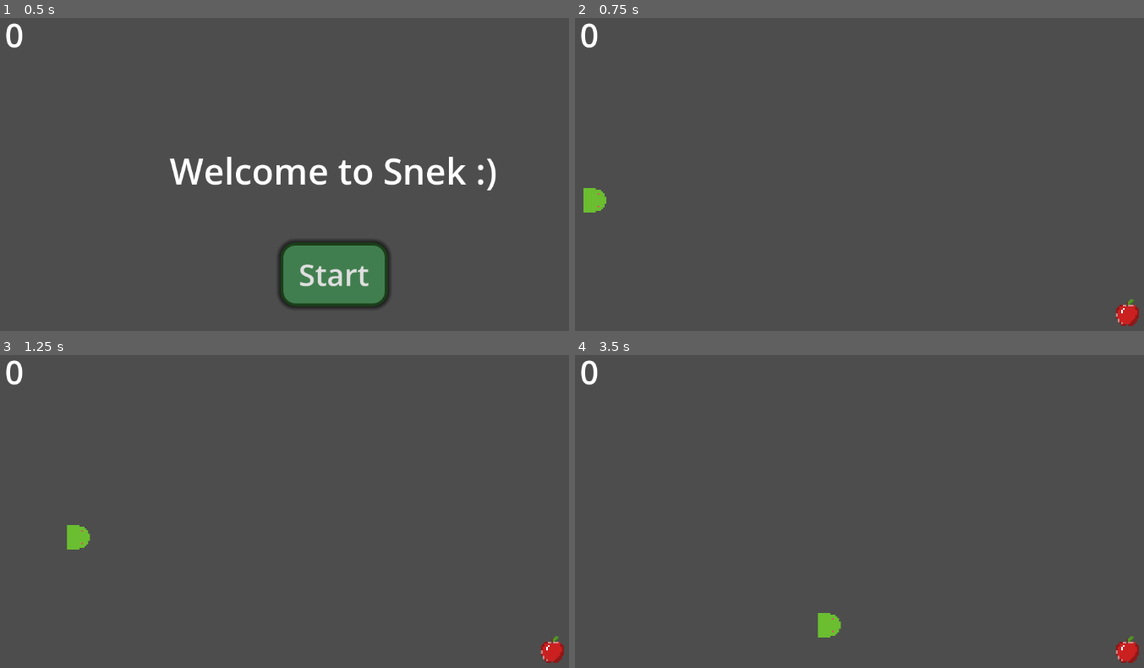
Above: before the commit, frames 1-4 (two rows, left to right).
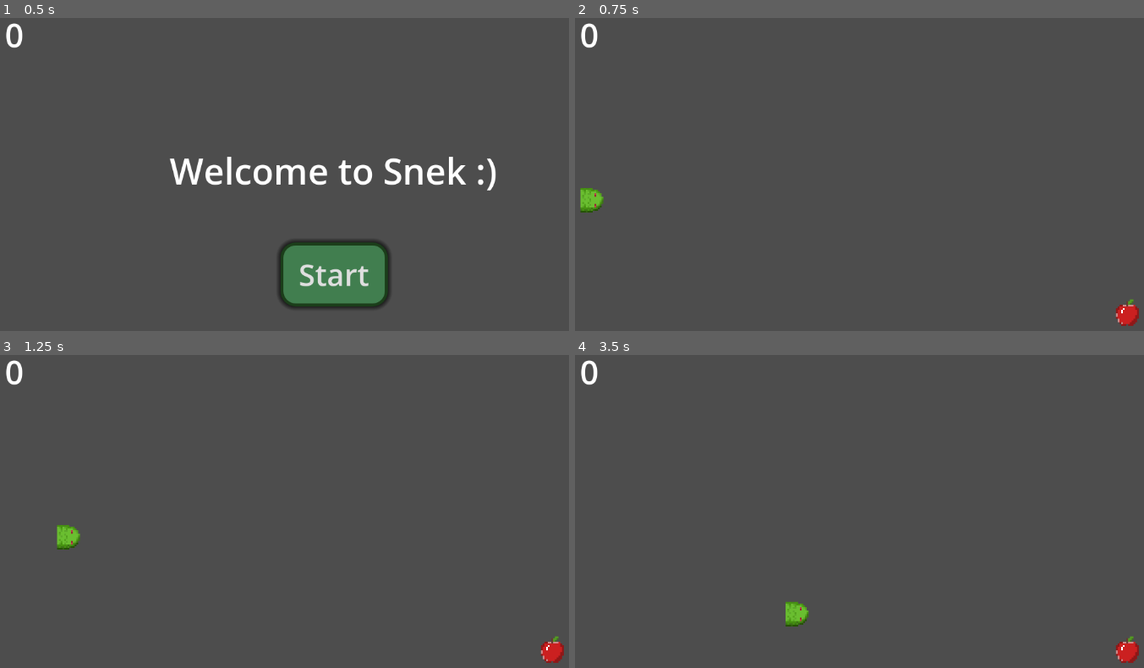
Above: after the commit, the same moments.

Repository: hollisma/snek-godot
Game: Godot game, scene res://scenes/main.tscn
Same seed, same stepped clock (60 frames per second), same inputs: the game is played once before the commit and once after it.
Inputs:
- Up to frame 1 (0.5 s): no input
- Up to frame 2 (0.75 s): click "Start" at 0.5 s
- Up to frame 3 (1.25 s): no input
- Up to frame 4 (3.5 s): hold D (move_right) 1.28-2.03 s; hold S (move_down) 2.03-2.78 s; hold D (move_right) from 2.78 s (still down)

Frame 1 is identical in both runs. In frame 2, 0.2% of the frame differs, in the area x 0-6%, y 54-63%; in frame 3, 0.3%; in frame 4, 0.6%, in the area x 36-47%, y 78-91%.

Commit message:
added shaded snek art, shaded + default speed up art, and slow down functionality (temp art)

Diff:
--- a/scenes/body.tscn
+++ b/scenes/body.tscn
@@ -1,6 +1,6 @@
 [gd_scene load_steps=3 format=3 uid="uid://bnlomjarsiqbf"]
 
-[ext_resource type="Texture2D" uid="uid://b01gybal2dsb8" path="res://art/snek body.png" id="1_jmcoc"]
+[ext_resource type="Texture2D" uid="uid://b7r4tk0qqeuk2" path="res://art/snek body - shaded.png" id="1_jmcoc"]
 
 [sub_resource type="RectangleShape2D" id="RectangleShape2D_f5bqu"]
 size = Vector2(16, 14)
--- a/scenes/head.tscn
+++ b/scenes/head.tscn
@@ -1,6 +1,6 @@
 [gd_scene load_steps=3 format=3 uid="uid://cob3ywp3v3m6u"]
 
-[ext_resource type="Texture2D" uid="uid://wpplswavsuqm" path="res://art/snek head.png" id="1_nsfte"]
+[ext_resource type="Texture2D" uid="uid://38oct50bkvml" path="res://art/snek head - shaded.png" id="1_nsfte"]
 
 [sub_resource type="RectangleShape2D" id="RectangleShape2D_d75dd"]
 size = Vector2(10, 14.0833)
--- a/scenes/main.tscn
+++ b/scenes/main.tscn
@@ -6,6 +6,7 @@
 [ext_resource type="Script" uid="uid://gxagw548l4ud" path="res://scripts/food_manager.gd" id="4_jyhfs"]
 [ext_resource type="Script" uid="uid://brxig4gnqxov1" path="res://scripts/powerup_manager.gd" id="5_tbgi4"]
 [ext_resource type="PackedScene" uid="uid://fbvdjq64klcd" path="res://scenes/speed_up_power.tscn" id="6_tefeu"]
+[ext_resource type="PackedScene" uid="uid://c7gesy6mgxwbv" path="res://scenes/slow_down_power.tscn" id="7_o6xl0"]
 
 [node name="Main" type="Node"]
 script = ExtResource("1_0wfyh")
@@ -20,7 +21,7 @@
 
 [node name="PowerupManager" type="Node2D" parent="."]
 script = ExtResource("5_tbgi4")
-powerup_scenes = Array[PackedScene]([ExtResource("6_tefeu")])
+powerup_scenes = Array[PackedScene]([ExtResource("6_tefeu"), ExtResource("7_o6xl0")])
 
 [connection signal="appl_eaten" from="snek" to="." method="_on_appl_eaten"]
 [connection signal="snek_death" from="snek" to="." method="_on_snek_death"]
--- a/scenes/powerup.tscn
+++ b/scenes/powerup.tscn
@@ -5,14 +5,14 @@
 [sub_resource type="RectangleShape2D" id="RectangleShape2D_mqdrm"]
 size = Vector2(16, 15.3333)
 
-[node name="Powerup" type="Area2D"]
+[node name="Powerup" type="Area2D" groups=["powerups"]]
 script = ExtResource("1_8vsy1")
+
+[node name="Sprite2D" type="Sprite2D" parent="."]
+scale = Vector2(3, 3)
 
 [node name="CollisionShape2D" type="CollisionShape2D" parent="."]
 scale = Vector2(3, 3)
 shape = SubResource("RectangleShape2D_mqdrm")
 
-[node name="Sprite2D" type="Sprite2D" parent="."]
-scale = Vector2(3, 3)
-
 [connection signal="area_entered" from="." to="." method="_on_area_entered"]
--- /dev/null
+++ b/scenes/slow_down_power.tscn
@@ -0,0 +1,12 @@
+[gd_scene load_steps=4 format=3 uid="uid://c7gesy6mgxwbv"]
+
+[ext_resource type="PackedScene" uid="uid://b85t84uvic217" path="res://scenes/powerup.tscn" id="1_djsvb"]
+[ext_resource type="Script" uid="uid://dtwkbgicshiq6" path="res://scripts/slow_down_power.gd" id="2_08vru"]
+[ext_resource type="Texture2D" uid="uid://ckuno1s1ejc7j" path="res://art/snek tail.png" id="2_icobe"]
+
+[node name="SlowDownPower" instance=ExtResource("1_djsvb")]
+script = ExtResource("2_08vru")
+speed_decrease = -30.0
+
+[node name="Sprite2D" parent="." index="0"]
+texture = ExtResource("2_icobe")
--- a/scenes/speed_up_power.tscn
+++ b/scenes/speed_up_power.tscn
@@ -2,14 +2,14 @@
 
 [ext_resource type="PackedScene" uid="uid://b85t84uvic217" path="res://scenes/powerup.tscn" id="1_48ob4"]
 [ext_resource type="Script" uid="uid://cnbvl5qdmy4j1" path="res://scripts/speed_up_power.gd" id="2_c3pg4"]
-[ext_resource type="Texture2D" uid="uid://ckuno1s1ejc7j" path="res://art/snek tail.png" id="3_c3pg4"]
+[ext_resource type="Texture2D" uid="uid://45my3m33jq01" path="res://art/speed up power - shaded.png" id="3_c3pg4"]
 
 [node name="SpeedUpPower" instance=ExtResource("1_48ob4")]
 script = ExtResource("2_c3pg4")
-speed_increase = 50.0
+speed_increase = 30.0
 
-[node name="CollisionShape2D" parent="." index="0"]
+[node name="Sprite2D" parent="." index="0"]
+texture = ExtResource("3_c3pg4")
+
+[node name="CollisionShape2D" parent="." index="1"]
 position = Vector2(0, 7.15256e-07)
-
-[node name="Sprite2D" parent="." index="1"]
-texture = ExtResource("3_c3pg4")
--- a/scripts/main.gd
+++ b/scripts/main.gd
@@ -16,6 +16,7 @@
 	score = 0
 	$HUD.update_score(score)
 	get_tree().call_group("appls", "queue_free")
+	get_tree().call_group("powerups", "queue_free")
 	$snek.reset()
 	$snek.start()
 	food_manager.spawn_appl(snek, snek_head)
--- /dev/null
+++ b/scripts/slow_down_power.gd
@@ -0,0 +1,6 @@
+extends Powerup
+
+@export var speed_decrease: float = -30.0
+
+func apply_effect(player):
+	player.change_speed(speed_decrease)
--- a/scripts/snek.gd
+++ b/scripts/snek.gd
@@ -3,9 +3,13 @@
 signal appl_eaten
 signal snek_death
 
-@export var speed: float = 200.0 # 150.0
+@export var default_speed: float = 175.0
+@export var min_speed: float = 50.0
 @export var collision_distance = 25.0
-var segment_distance = 2500.0 / speed
+@export var segment_distance_constant = 2400.0
+
+var speed = default_speed
+var segment_distance = segment_distance_constant / speed
 var moving = false
 
 var path_points: Array[Vector2] = []
@@ -39,6 +43,7 @@
 		appl_eaten.emit()
 
 func start():
+	speed = default_speed
 	moving = true
 	show()
 
@@ -104,5 +109,5 @@
 	moving = false
 
 func change_speed(speed_change):
-	speed += speed_change
-	segment_distance = 2500.0 / speed
+	speed = max(speed + speed_change, min_speed)
+	segment_distance = segment_distance_constant / speed
--- a/scripts/speed_up_power.gd
+++ b/scripts/speed_up_power.gd
@@ -1,6 +1,6 @@
 extends Powerup
 
-@export var speed_increase: float = 50.0
+@export var speed_increase: float = 30.0
 
 func apply_effect(player):
 	player.change_speed(speed_increase)
Binary file added: art/snek body - shaded.aseprite
Binary file added: art/snek body - shaded.png
Binary file added: art/snek head - shaded.aseprite
Binary file added: art/snek head - shaded.png
Binary file changed: art/snek head.aseprite
Binary file added: art/speed up power - shaded.aseprite
Binary file added: art/speed up power - shaded.png
Binary file added: art/speed up power.aseprite
Binary file added: art/speed up power.png
Not shown: 1 places in scenes/main.tscn that only renumber resources
Not shown, added: scripts/slow_down_power.gd.uid
